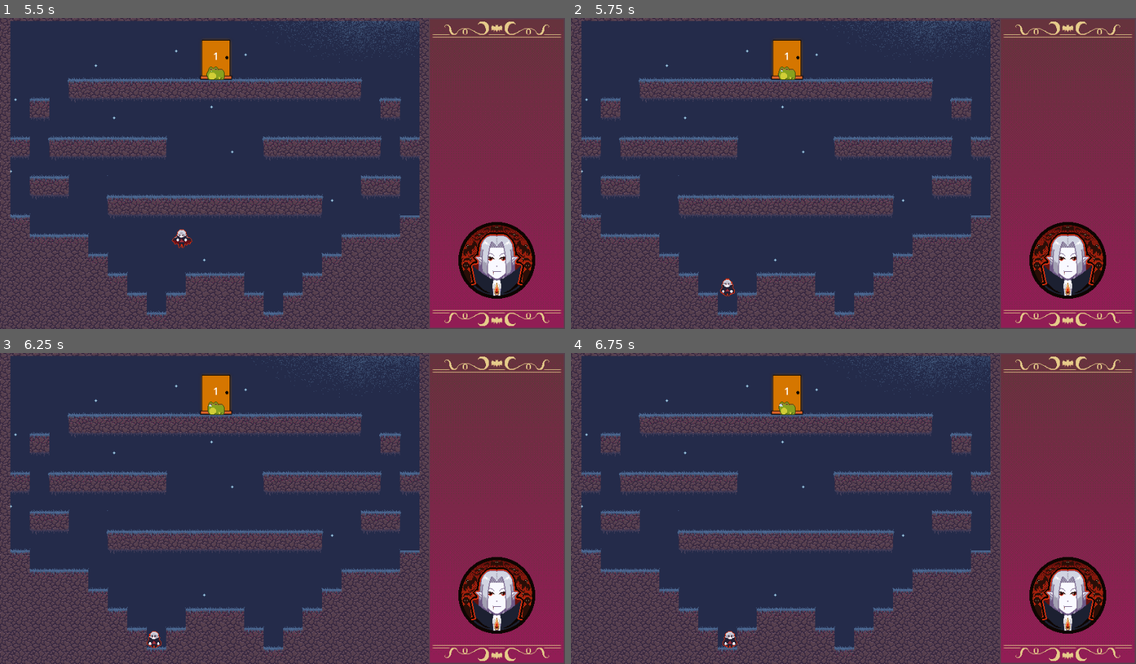
Above: before the commit, frames 1-4 (two rows, left to right).
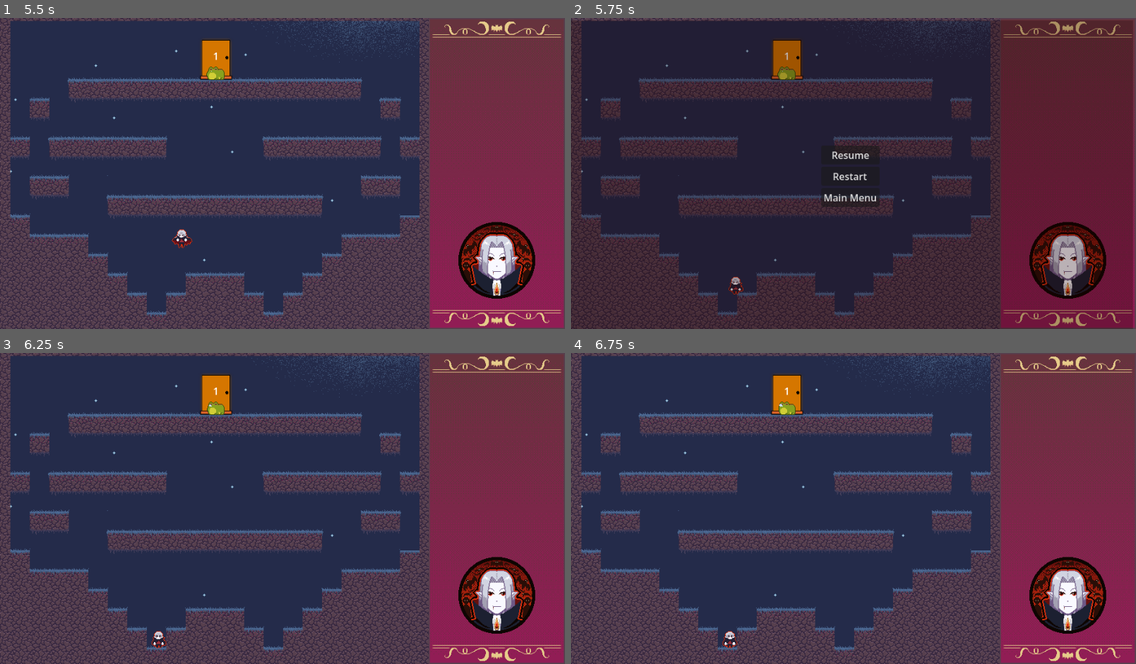
Above: after the commit, the same moments.

Repository: Wayfleh/GDC-Vampire-Platformer
Game: Godot game, scene res://UI/MainMenu.tscn
Two runs of this game, one before a commit and one after it. Both use one fixed random seed, a clock stepped at 60 frames per second and the inputs below.
Inputs (mouse positions are in pixels of both pictures, inside the frame that each line leads up to):
- Up to frame 1 (5.5 s): click "Play" at 0.5 s; tap Enter (ui_accept) at 1.25 s; hold D (right) 1.28-2.78 s; tap J (bite_dash) at 1.35, 2.85, 4.35 s; tap W (jump) at 1.52, 2.27, 3.77, 4.52, 5.27 s; tap Q (blood_cycle) at 2.1, 3.6, 5.1 s; hold A (left) 2.78-3.53 s; hold D (right) 3.53-5.03 s; tap R (restart) at 4.9 s; hold A (left) from 5.03 s (still down)
- Up to frame 2 (5.75 s): keep holding A (left); tap Escape (ui_cancel) at 5.65 s
- Up to frame 3 (6.25 s): release A (left) at 5.75 s; click (276, 489) at 5.75 s, where only the run after the commit has a clickable "Resume"
- Up to frame 4 (6.75 s): tap Enter (ui_accept) at 6.5 s; hold D (right) from 6.53 s (still down); tap J (bite_dash) at 6.6 s

Frame 1 is identical in both runs. In frame 2, 24% of the frame differs, in the area x 0-100%, y 0-100%; in frame 3, 0.1%; in frame 4, less than 0.1%.

Commit message:
made a quick and dirty pause menu
it's attached to the UI so I don't have to add anything to the levels. I'm really lazy

Diff:
--- /dev/null
+++ b/untitled-vampire-game/UI/pause_menu.gd
@@ -0,0 +1,25 @@
+extends Control
+
+@onready var resume_button: Button = $Buttons/Resume
+@onready var restart_button: Button = $Buttons/Restart
+@onready var main_menu_button: Button = $"Buttons/Main Menu"
+
+func _ready() -> void:
+	resume_button.pressed.connect(resume)
+	restart_button.pressed.connect(restart)
+	main_menu_button.pressed.connect(main_menu)
+
+func pause() -> void:
+	get_tree().paused = true
+
+func resume() -> void:
+	get_tree().paused = false
+	hide()
+
+func restart() -> void:
+	get_tree().paused = false
+	get_tree().reload_current_scene()
+
+func main_menu() -> void:
+	get_tree().paused = false
+	get_tree().change_scene_to_file("res://UI/MainMenu.tscn")
--- /dev/null
+++ b/untitled-vampire-game/UI/pause_menu.tscn
@@ -0,0 +1,51 @@
+[gd_scene format=3 uid="uid://liqoin2k28fj"]
+
+[ext_resource type="Script" uid="uid://e62g0m22g3oi" path="res://UI/pause_menu.gd" id="1_ltd3m"]
+
+[node name="Pause Menu" type="Control" unique_id=2101282950]
+process_mode = 3
+layout_mode = 3
+anchors_preset = 15
+anchor_right = 1.0
+anchor_bottom = 1.0
+grow_horizontal = 2
+grow_vertical = 2
+mouse_filter = 2
+script = ExtResource("1_ltd3m")
+
+[node name="ColorRect" type="ColorRect" parent="." unique_id=907265975]
+layout_mode = 1
+anchors_preset = 15
+anchor_right = 1.0
+anchor_bottom = 1.0
+grow_horizontal = 2
+grow_vertical = 2
+mouse_filter = 2
+color = Color(0.12156863, 0, 0, 0.2901961)
+
+[node name="Buttons" type="VBoxContainer" parent="." unique_id=1497395441]
+layout_mode = 1
+anchors_preset = 8
+anchor_left = 0.5
+anchor_top = 0.5
+anchor_right = 0.5
+anchor_bottom = 0.5
+offset_left = -48.0
+offset_top = -50.5
+offset_right = 48.0
+offset_bottom = 50.5
+grow_horizontal = 2
+grow_vertical = 2
+mouse_filter = 2
+
+[node name="Resume" type="Button" parent="Buttons" unique_id=1762749082]
+layout_mode = 2
+text = "Resume"
+
+[node name="Restart" type="Button" parent="Buttons" unique_id=1968363567]
+layout_mode = 2
+text = "Restart"
+
+[node name="Main Menu" type="Button" parent="Buttons" unique_id=1171522702]
+layout_mode = 2
+text = "Main Menu"
--- a/untitled-vampire-game/UI/ui_layer.gd
+++ b/untitled-vampire-game/UI/ui_layer.gd
@@ -1,5 +1,6 @@
 extends CanvasLayer
 
+@onready var pause_menu = $"Pause Menu"
 
 # Called when the node enters the scene tree for the first time.
 func _ready() -> void:
@@ -10,5 +11,15 @@
 func _process(delta: float) -> void:
 	pass
 
+func _input(event: InputEvent) -> void:
+	if event.is_action_pressed("ui_cancel"):
+		if get_tree().paused == false:
+			pause_menu.show()
+			pause_menu.pause()
+		elif get_tree().paused == true:
+			pause_menu.hide()
+			pause_menu.resume()
+
+
 func GetBloodContainerNode():
 	return $BloodContainer
--- a/untitled-vampire-game/UI/ui_layer.tscn
+++ b/untitled-vampire-game/UI/ui_layer.tscn
@@ -4,6 +4,7 @@
 [ext_resource type="Texture2D" uid="uid://jg2hgxrmymlf" path="res://Art/tileSet/tileset.png" id="1_pnoum"]
 [ext_resource type="PackedScene" uid="uid://da4x5la3k57k5" path="res://UI/blood_container.tscn" id="2_hbgg0"]
 [ext_resource type="Texture2D" uid="uid://dhffbbhcpoytn" path="res://Art/UI/margincut2.png" id="3_dn8jg"]
+[ext_resource type="PackedScene" uid="uid://liqoin2k28fj" path="res://UI/pause_menu.tscn" id="5_cftff"]
 
 [sub_resource type="TileSetAtlasSource" id="TileSetAtlasSource_tdu8r"]
 texture = ExtResource("1_pnoum")
@@ -81,3 +82,6 @@
 
 [node name="BloodContainer" parent="." unique_id=270348821 instance=ExtResource("2_hbgg0")]
 position = Vector2(821, 395)
+
+[node name="Pause Menu" parent="." unique_id=2101282950 instance=ExtResource("5_cftff")]
+visible = false
Not shown: 1 places in untitled-vampire-game/Levels/Level_01.tscn that only renumber resources
Not shown, added: untitled-vampire-game/UI/pause_menu.gd.uid
